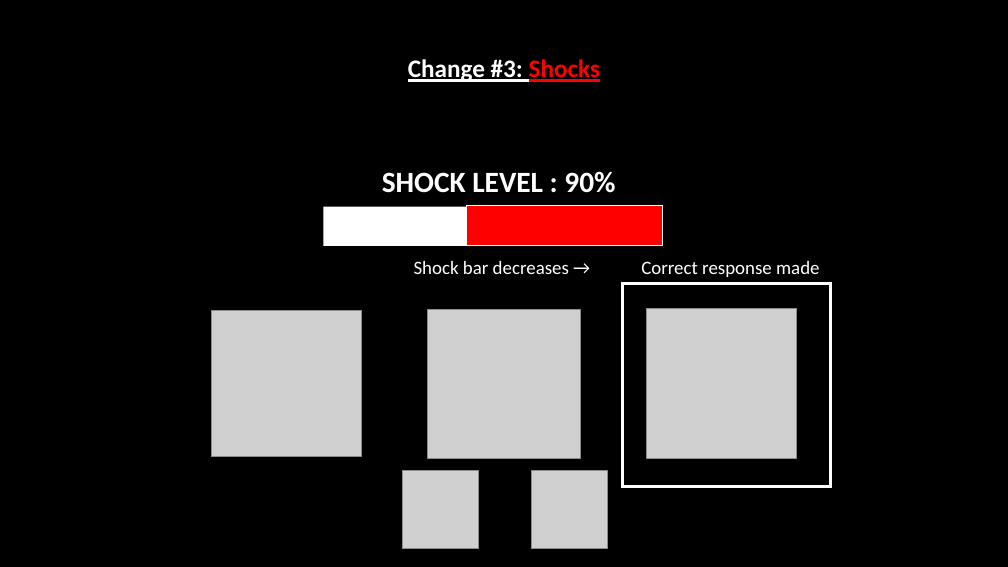
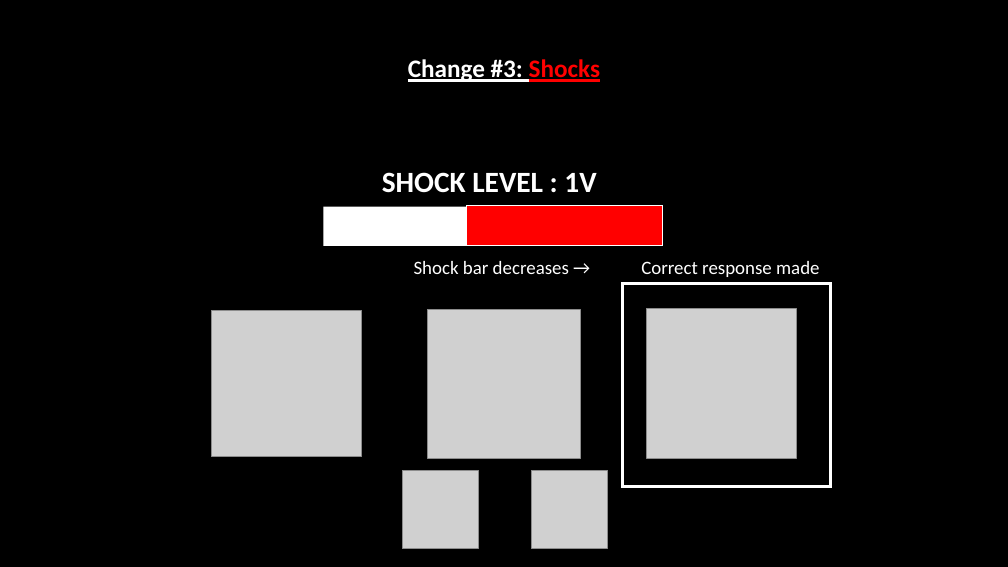
Before and after one commit to seandamiandevine/EffortProgress2, a slide deck: slide 19 of task/instructions/instructions.pptx. Drawn at 1008x567 pixels with LibreOffice and Linux fonts; fonts in the diff are those of the drawing; grey boxes stand for pictures. Boxes give left, top, right and bottom in pixels: in the first picture for what was removed or moved away, otherwise in the second. Text is boxed around its words. In the diff, an @@ line names an element or a change of style, - is before the commit and + after.

```diff
--- a/task/instructions/instructions.pptx
+++ b/task/instructions/instructions.pptx
@@ text at [382,172,596,193]: text changed @@
-SHOCK LEVEL : 90%
+SHOCK LEVEL : 1V
```
Also in this commit, not shown: 6 other slides changed, 11 other files.
